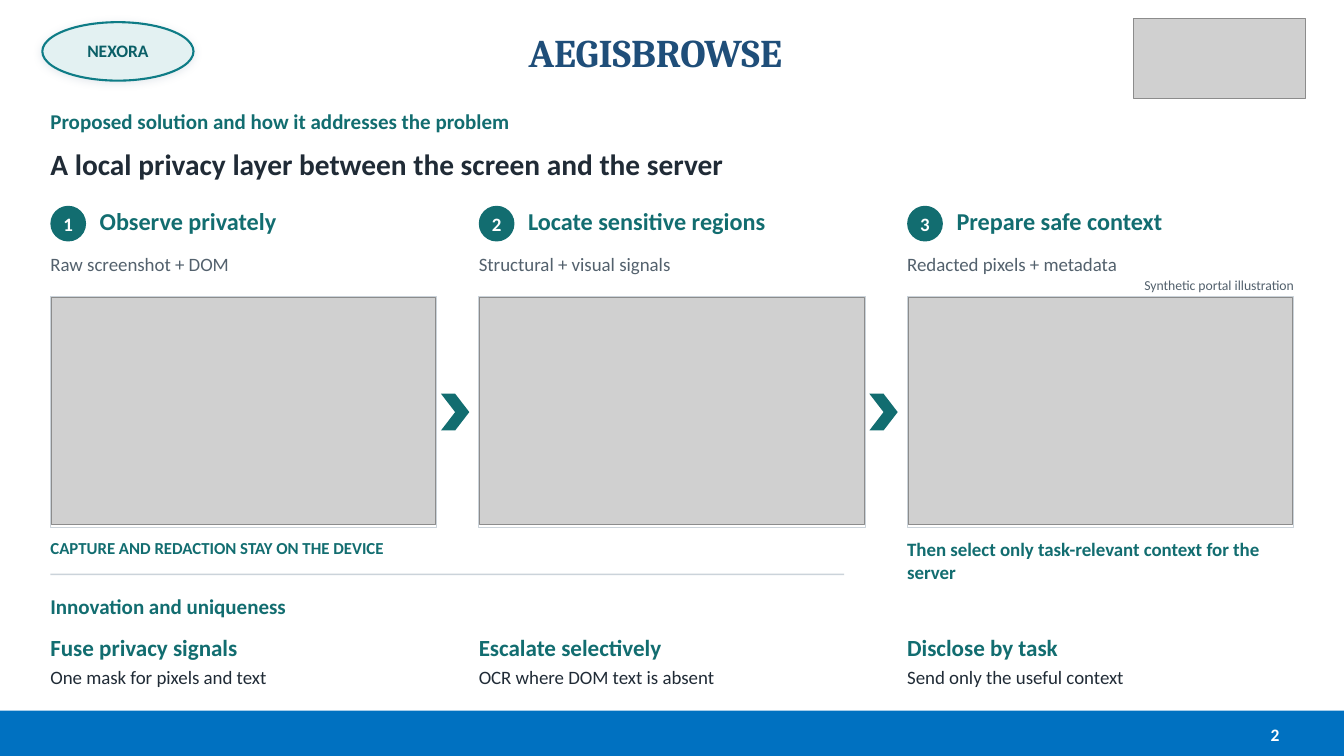
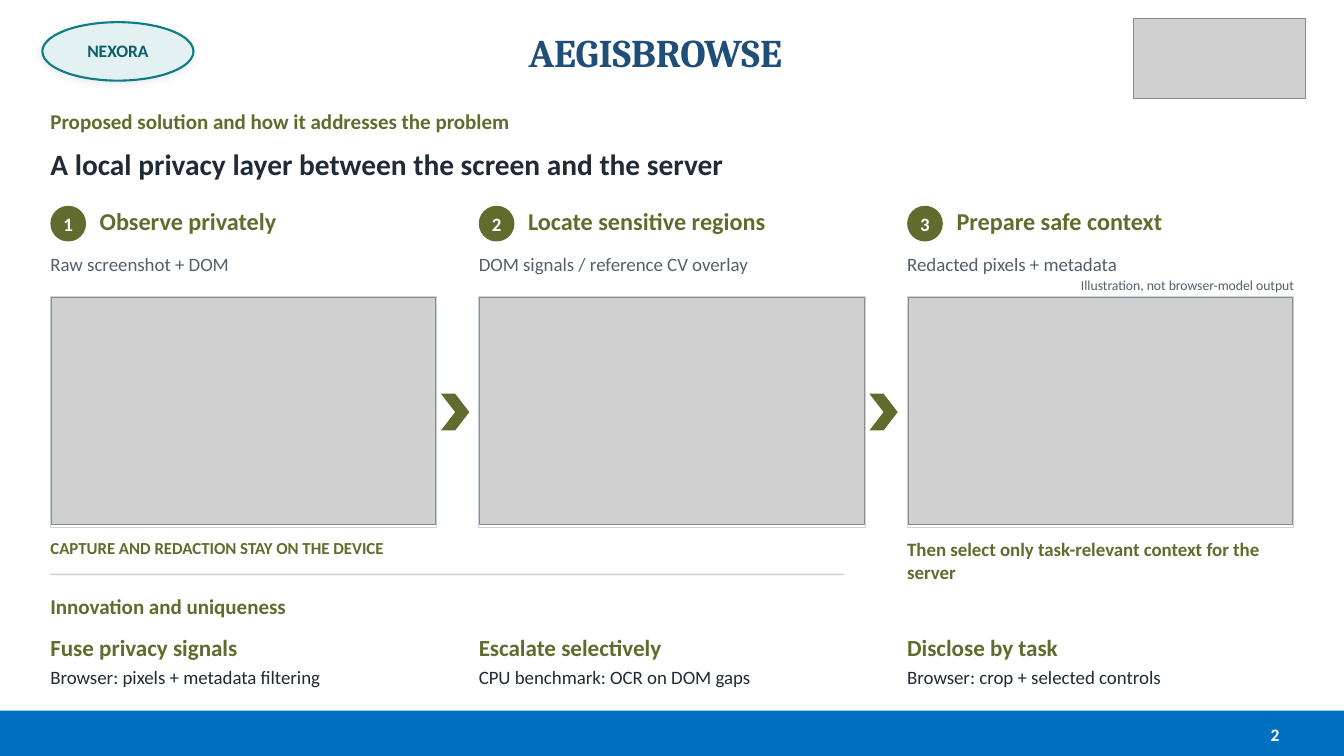
Before and after one commit to mynameisizhan-coder/AegisBrowse, a slide deck: slide 2 of deck/NEXORA_AegisBrowse_Deck.pptx. Drawn at 1344x756 pixels with LibreOffice and Linux fonts; fonts in the diff are those of the drawing; grey boxes stand for pictures. Boxes give left, top, right and bottom in pixels: in the first picture for what was removed or moved away, otherwise in the second. Text is boxed around its words. In the diff, an @@ line names an element or a change of style, - is before the commit and + after.

```diff
--- a/deck/NEXORA_AegisBrowse_Deck.pptx
+++ b/deck/NEXORA_AegisBrowse_Deck.pptx
@@ text at [479, 258, 748, 274]: text changed @@
-Structural + visual signals
+DOM signals / reference CV overlay
@@ text at [1081, 280, 1294, 292]: text changed @@
-Synthetic portal illustration
+Illustration, not browser-model output
@@ fill #126D70 to #626B2E in 5 elements at [50, 206, 86, 241], [479, 206, 514, 241], [907, 206, 943, 241], [442, 394, 470, 431], [869, 394, 897, 431] @@
@@ text colour #126D70 to #626B2E in 10 elements at [50, 114, 510, 133], [100, 213, 276, 234], [528, 213, 766, 234], [957, 213, 1162, 234], [50, 543, 383, 554], [907, 542, 1259, 579], [50, 599, 286, 618], [50, 639, 237, 660], [479, 639, 661, 660], [907, 639, 1057, 660] @@
@@ text at [50, 671, 320, 688]: text changed @@
-One mask for pixels and text
+Browser: pixels + metadata filtering
@@ text at [479, 671, 751, 688]: text changed @@
-OCR where DOM text is absent
+CPU benchmark: OCR on DOM gaps
@@ text at [907, 671, 1161, 687]: text changed @@
-Send only the useful context
+Browser: crop + selected controls
```
Also in this commit, not shown: 4 other slides changed, 8 other files.
